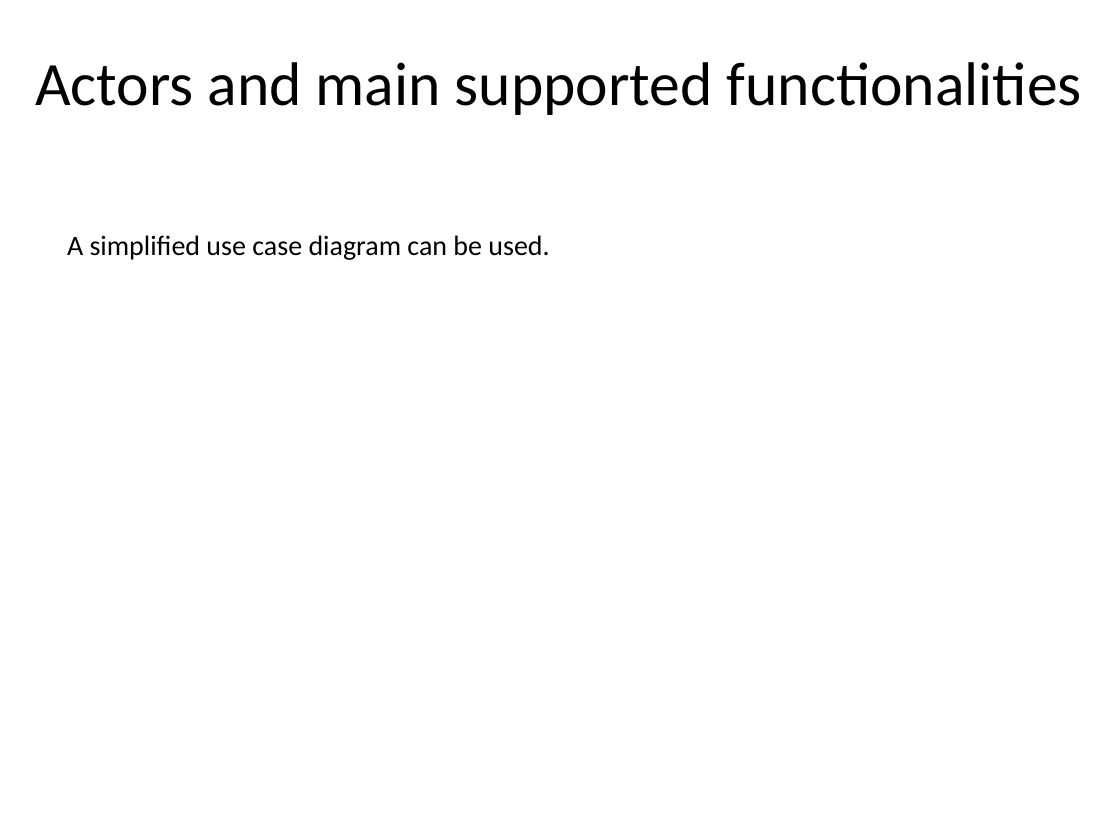
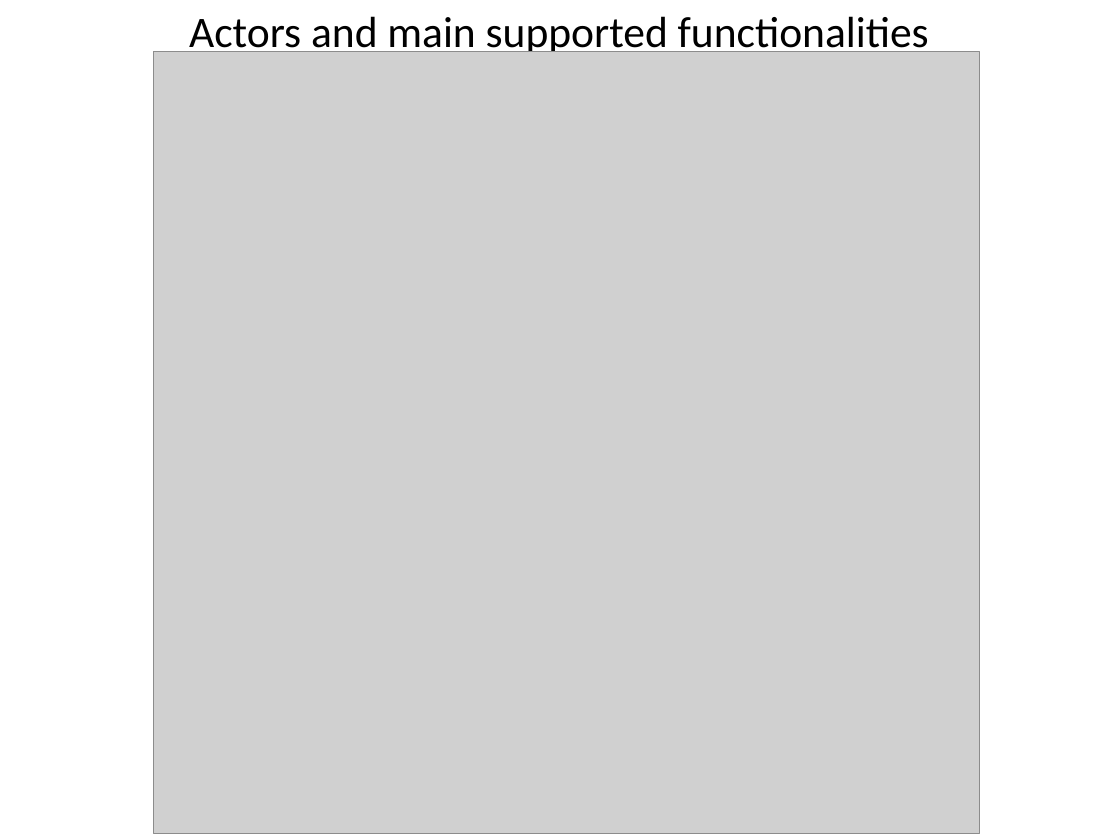
Before and after one commit to glmquint/RottenMovies, a slide deck: slide 3 of Presentazione.pptx. Drawn at 1120x840 pixels with LibreOffice and Linux fonts; fonts in the diff are those of the drawing; grey boxes stand for pictures; background and template pictures are left out. Boxes give left, top, right and bottom in pixels: in the first picture for what was removed or moved away, otherwise in the second. Text is boxed around its words. In the diff, an @@ line names an element or a change of style, - is before the commit and + after.

Commit message:
inserted use case and class diagram in presentation, created file for template document json

```diff
--- a/Presentazione.pptx
+++ b/Presentazione.pptx
@@ title "Actors and main supported functionalities": place and size @@
-title "Actors and main supported functionalities" at [35, 62, 1082, 115]
+title "Actors and main supported functionalities" at [189, 16, 929, 58]
@@ title "Actors and main supported functionalities" at [189, 16, 929, 58]: size 39.6 to 28 pt @@
@@ picture added at [153, 52, 980, 833] @@
@@ text removed at [67, 235, 549, 260] @@
-A simplified use case diagram can be used.
```
Also in this commit, not shown: 1 other slide changed, 1 slide removed, 1 other file.
